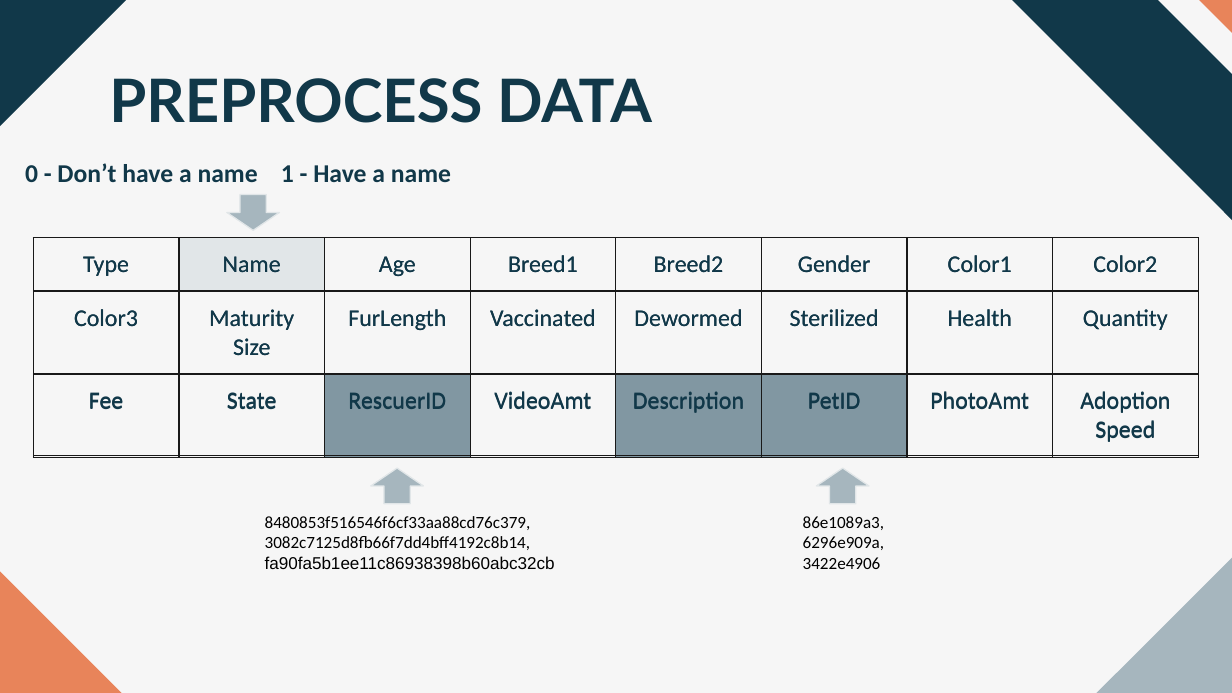
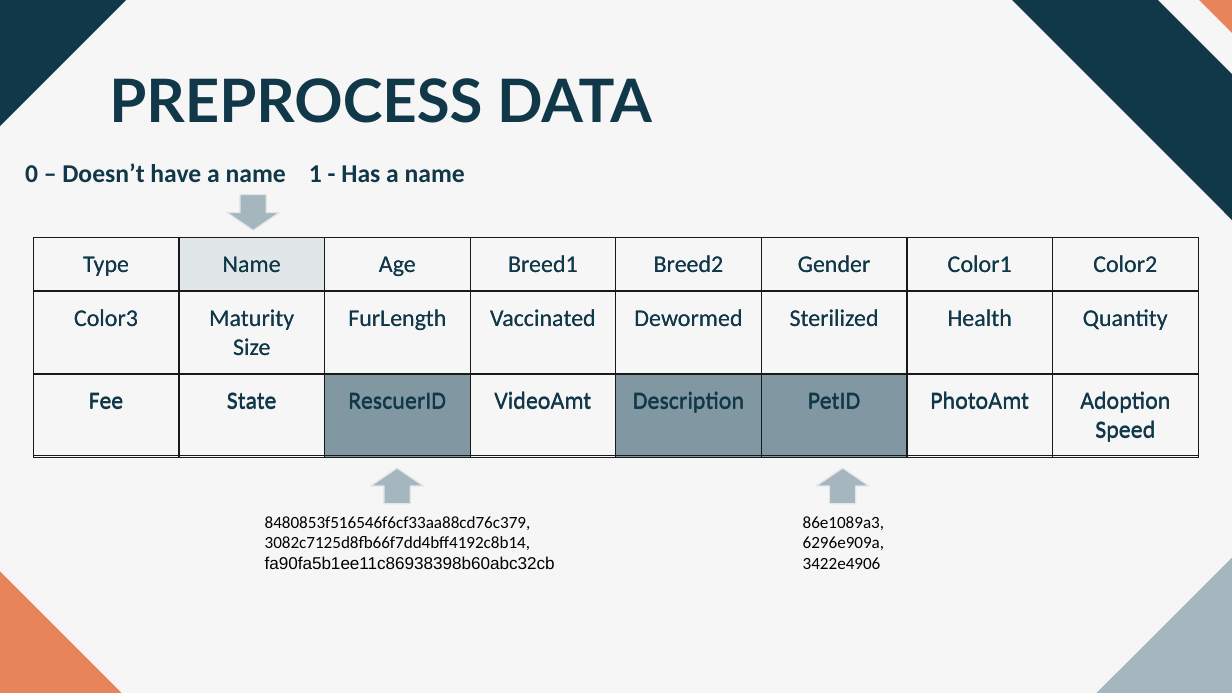
Before and after one commit to MayShed/Team13_MachineLearning2_TP02, a slide deck: slide 6 of MLTP02 - PetFinder.pptx. Drawn at 1232x693 pixels with LibreOffice and Linux fonts; fonts in the diff are those of the drawing. Boxes give left, top, right and bottom in pixels: in the first picture for what was removed or moved away, otherwise in the second. Text is boxed around its words. In the diff, an @@ line names an element or a change of style, - is before the commit and + after.

Commit message:
MLTP02 - Team 13 - Petfinder Presentation
MLTP02 - Team 13 - Petfinder Presentation

```diff
--- a/MLTP02 - PetFinder.pptx
+++ b/MLTP02 - PetFinder.pptx
@@ text at <box>25,163,465,182</box>: text changed @@
-0 - Don’t have a name 1 - Have a name
+0 – Doesn’t have a name 1 - Has a name
```
